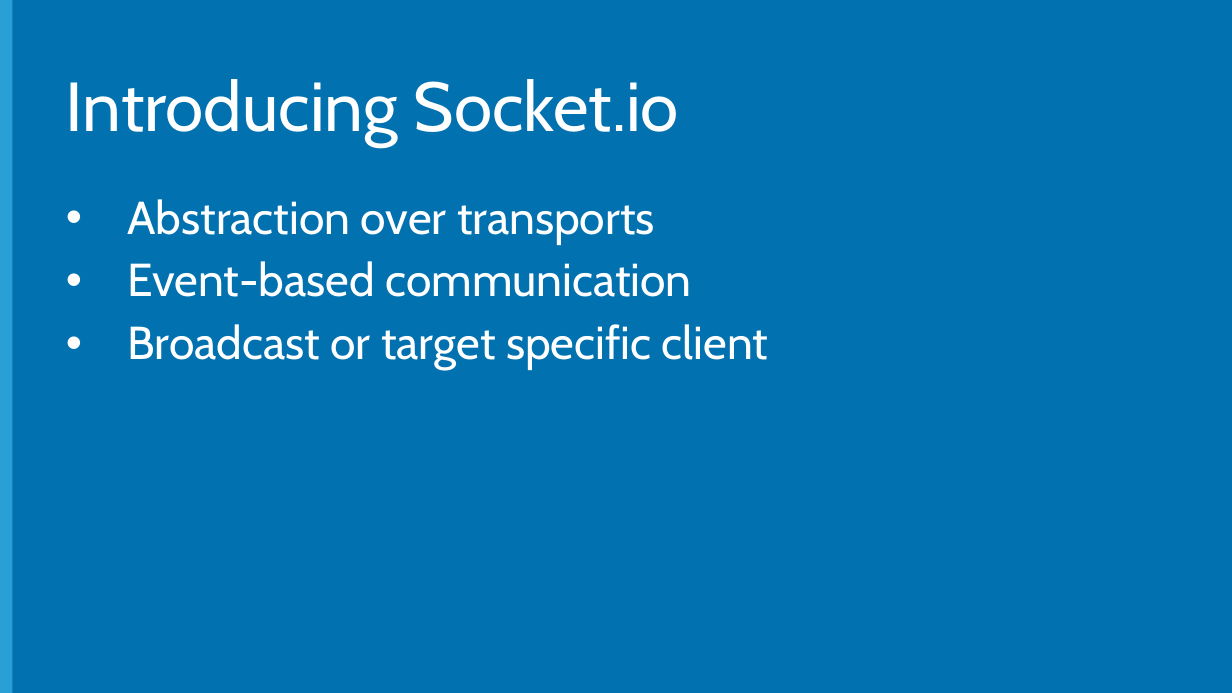
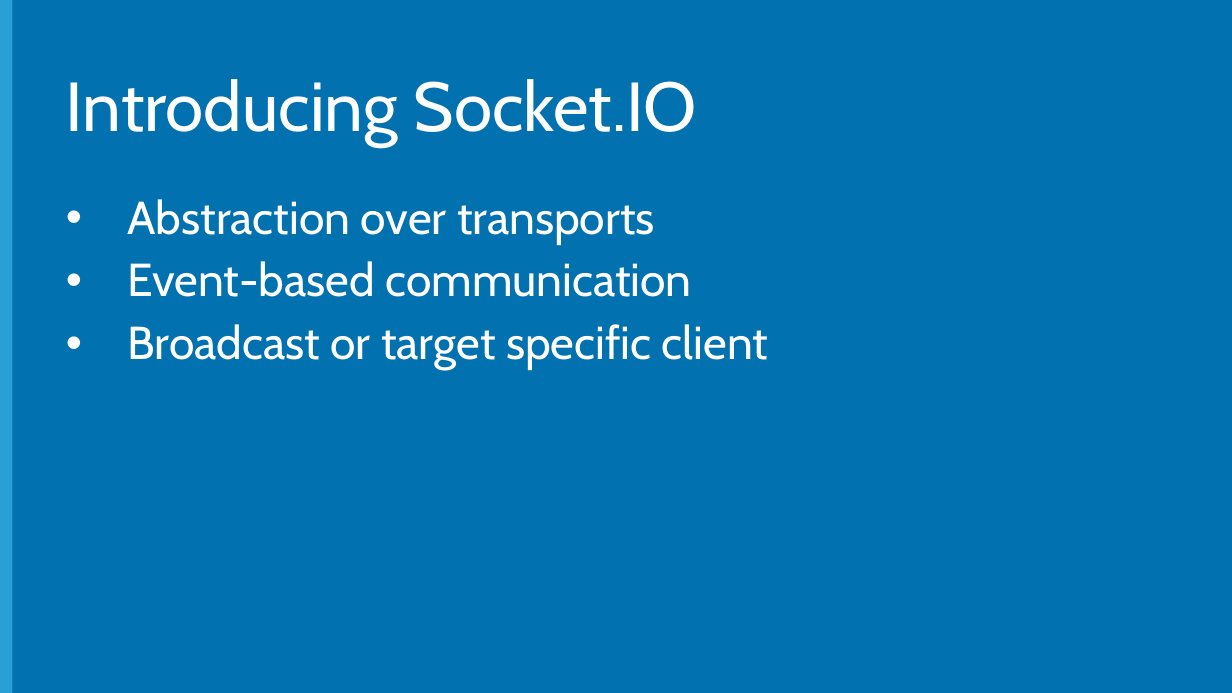
Before and after one commit to Microsoft-Web/NodeCamp, a slide deck: slide 8 of Presentation/ConnectingFrontAndBack/ConnectingFrontAndBack.pptx. Drawn at 1232x693 pixels with LibreOffice and Linux fonts; fonts in the diff are those of the drawing; background and template pictures are left out. Boxes give left, top, right and bottom in pixels: in the first picture for what was removed or moved away, otherwise in the second. Text is boxed around its words. In the diff, an @@ line names an element or a change of style, - is before the commit and + after.

```diff
--- a/Presentation/ConnectingFrontAndBack/ConnectingFrontAndBack.pptx
+++ b/Presentation/ConnectingFrontAndBack/ConnectingFrontAndBack.pptx
@@ title at bbox=[66, 79, 697, 147]: text changed @@
-Introducing Socket.io
+Introducing Socket.IO
```
Also in this commit, not shown: 6 other slides changed, 4 other files.
